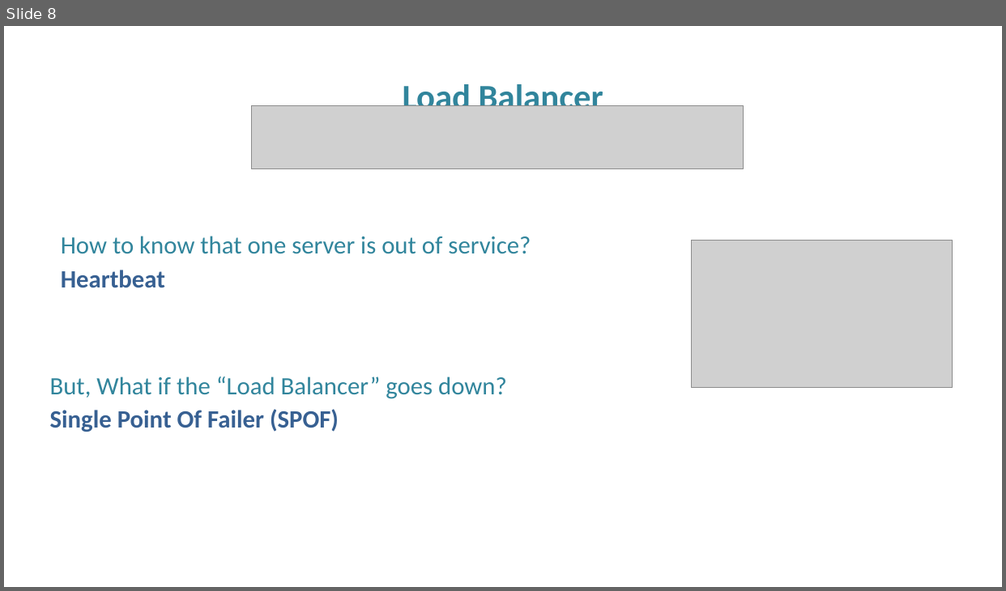
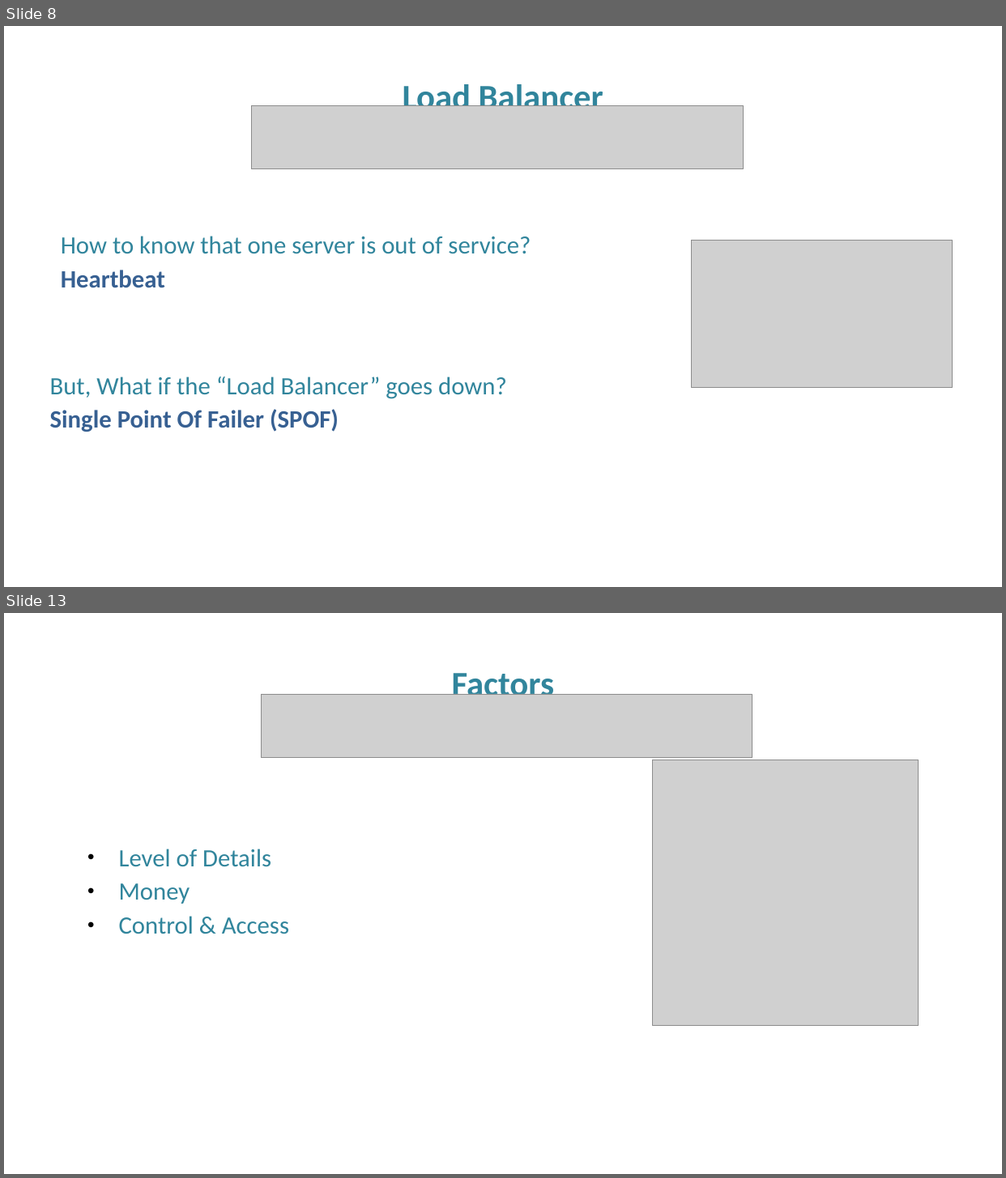
Before and after one commit to FITE-5thYear/InformationSystems, a slide deck: scaling in the cloud.pptx. Shown one above the other, each under a label of ours: slide 8 before the commit, slides 8 and 13 after it; the slides between them are not shown. The pictures are 1006x591 and 1006x1178 pixels, drawn with LibreOffice and Linux fonts; fonts in the diff are those of the drawing; grey boxes stand for pictures; background and template pictures are left out. Boxes give left, top, right and bottom in pixels: in the first picture for what was removed or moved away, otherwise in the second. Text is boxed around its words. In the diff, an @@ line names an element or a change of style, - is before the commit and + after.

```diff
--- a/scaling in the cloud.pptx
+++ b/scaling in the cloud.pptx
@@ slide 13 added at (4, 613, 1002, 1174), background picture (left out) @@
@@ text added at (452, 667, 555, 695), 50 pt, text #31859C, bold @@
+Factors
@@ picture added at (261, 694, 752, 758) @@
@@ picture added at (652, 760, 918, 1025) @@
@@ text added at (119, 849, 289, 935), 36 pt, text #31859C @@
+• Level of Details
+• Money
+• Control & Access
```
Also in this commit, not shown: 1 slide changed, 9 other slides added, 1 other file.
